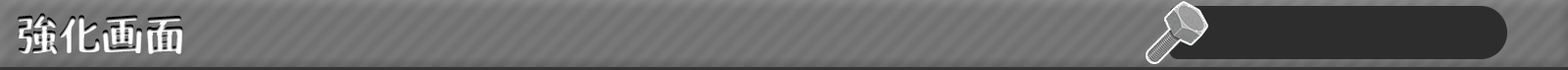
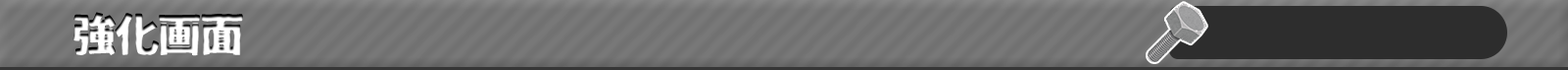
The second 1568px x 70px image is a revision of the first. Changes to its layers:
renamed "레이어 1" to "레이어 2", painted on it over [17, 11, 244, 56]
